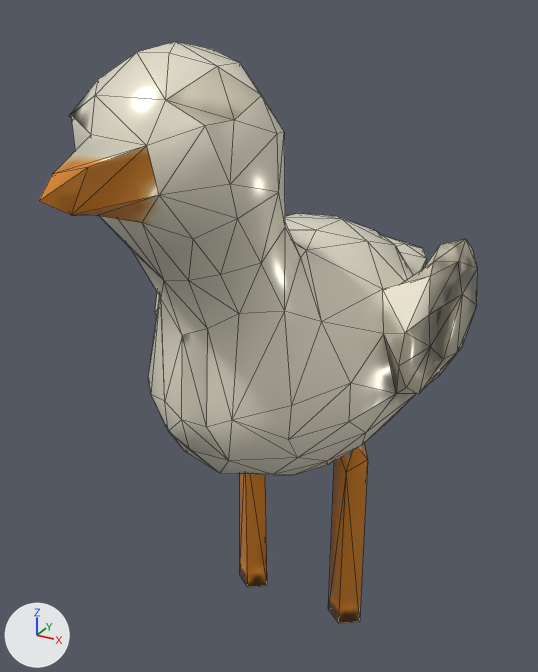
The glTF model priv/models/bird_edits.far.glb, before and after one commit.
Rendered twice from a 50 mm camera at (0.1508, -0.302, 0.3196) aimed at (-0.0132, -0.0037, 0.1704). The axes (+X, +Y, +Z) are drawn at lower left. The lights are the same throughout. The first picture is the older version. Mesh edges are drawn as thin lines. Vertices at exactly the same position are counted once.

The first picture shows 'bird_mesh'.
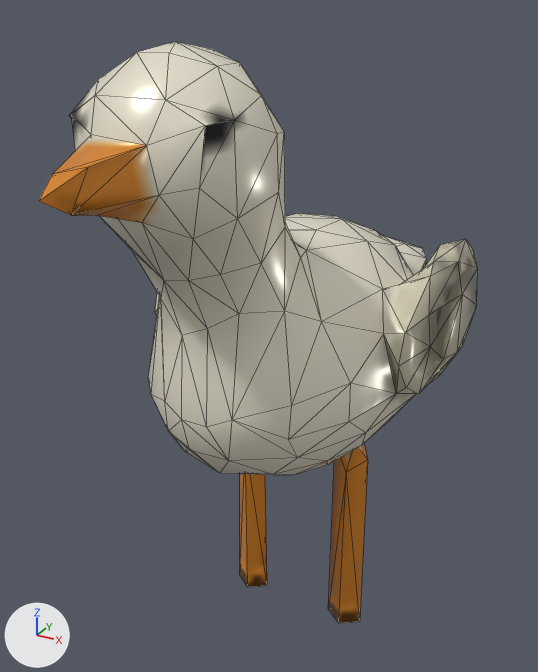
Pixel boxes [x1, y1, x2, y2] of what changed, in the pictures (538 x 672 px; the box of a moved part takes in the faces that stretch with it):
part 1 of me_bird_mesh, moved or reshaped: before [147, 66, 279, 218]; after [147, 66, 277, 239]
part 2 of me_bird_mesh, surface changed: [58, 65, 430, 457] in both

The edits, one by one:
me_bird_mesh has 252 vertices, 500 faces and spans x -0.073..0.073, y -0.157..0.149, z 0.0..0.31.
me_bird_mesh is used by ob_bird_mesh; location (0.0, 0.0, 0.0).
Part 1, on me_bird_mesh:
Vertex 110 of me_bird_mesh moves from (0.03, -0.107, 0.27) at pixel (230, 184) to (0.029, -0.103, 0.289) at pixel (234, 120).
Vertex 111 of me_bird_mesh moves from (0.029, -0.103, 0.289) at pixel (234, 120) to (0.026, -0.114, 0.288) at pixel (205, 125).
Vertex 112 of me_bird_mesh moves from (0.026, -0.114, 0.288) at pixel (205, 125) to (0.024, -0.115, 0.27) at pixel (199, 188).
me_bird_mesh part 2: 55 kept faces spanning x -0.064..0.069, y -0.157..0.1, z 0.122..0.31 get new texture (UV) coordinates.
